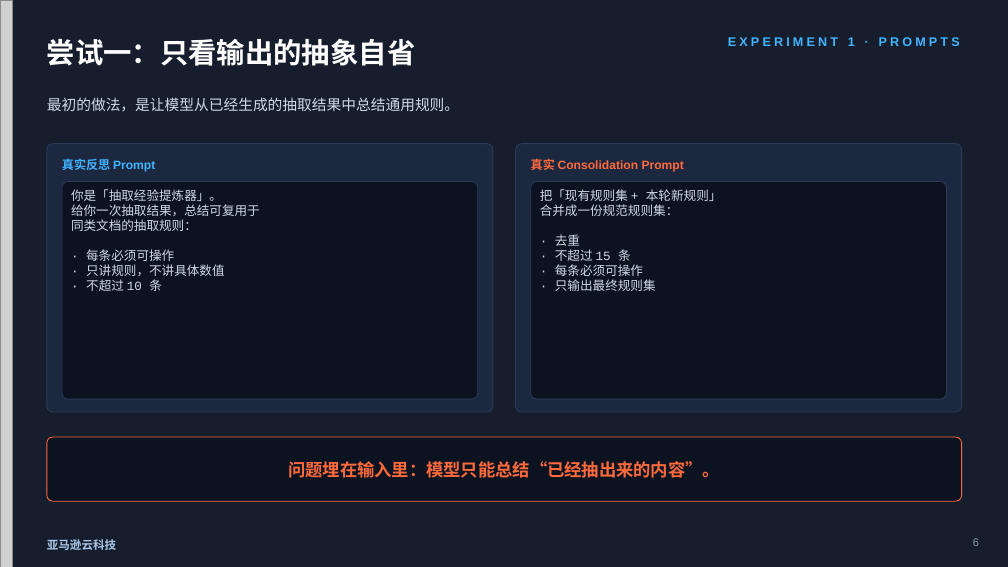
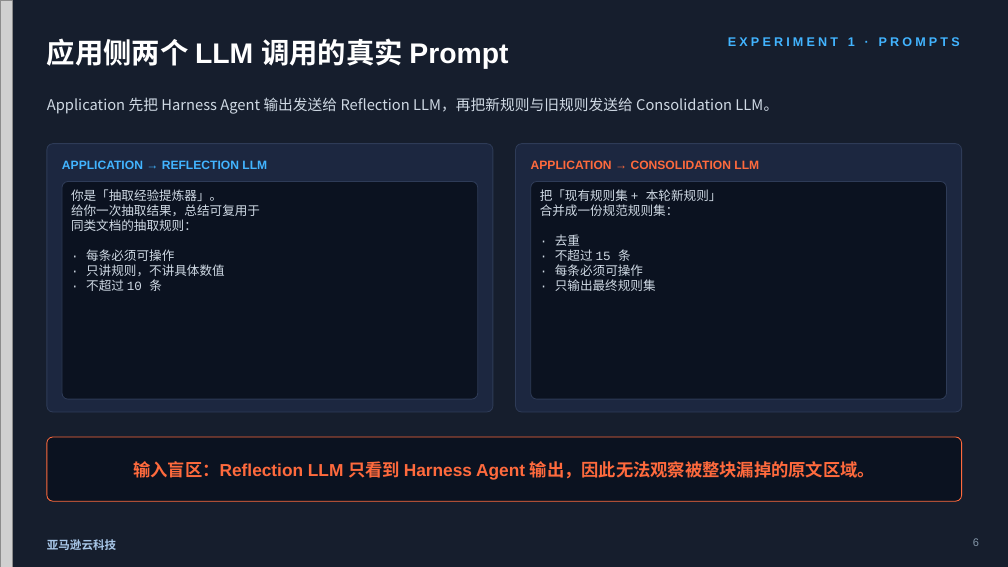
Before and after one commit to dashjim/agentcore-memory-loop, a slide deck: slide 6 of docs/记忆能让Agent越跑越好吗-V3.pptx. Drawn at 1008x567 pixels with LibreOffice and Linux fonts; fonts in the diff are those of the drawing; grey boxes stand for pictures. Boxes give left, top, right and bottom in pixels: in the first picture for what was removed or moved away, otherwise in the second. Text is boxed around its words. In the diff, an @@ line names an element or a change of style, - is before the commit and + after.

```diff
--- a/docs/记忆能让Agent越跑越好吗-V3.pptx
+++ b/docs/记忆能让Agent越跑越好吗-V3.pptx
@@ text at (x1=47, y1=38, x2=508, y2=69): text changed @@
-尝试一：只看输出的抽象自省
+应用侧两个 LLM 调用的真实 Prompt
@@ text at (x1=47, y1=97, x2=778, y2=114): text changed @@
-最初的做法，是让模型从已经生成的抽取结果中总结通用规则。
+Application 先把 Harness Agent 输出发送给 Reflection LLM，再把新规则与旧规则发送给 Consolidation LLM。
@@ text at (x1=62, y1=160, x2=267, y2=169): text changed @@
-真实反思 Prompt
+APPLICATION → REFLECTION LLM
@@ text at (x1=531, y1=160, x2=759, y2=169): text changed @@
-真实 Consolidation Prompt
+APPLICATION → CONSOLIDATION LLM
@@ text at (x1=133, y1=461, x2=875, y2=479): text changed @@
-问题埋在输入里：模型只能总结“已经抽出来的内容”。
+输入盲区：Reflection LLM 只看到 Harness Agent 输出，因此无法观察被整块漏掉的原文区域。
```
Also in this commit, not shown: 15 other slides changed, 1 slide added, 1 slide removed, 2 other files.
